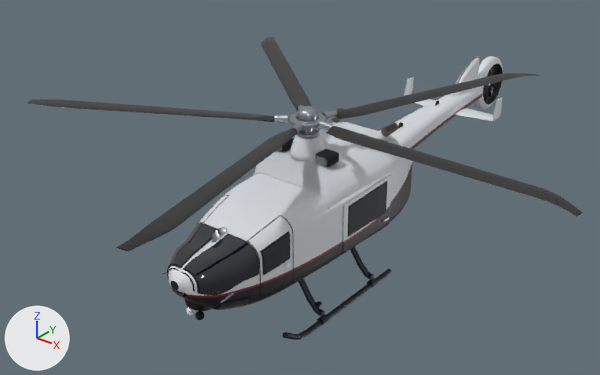
The glTF model examples/generated/vehicles/h145/h145.m1.glb, before and after one commit.
One viewpoint serves both versions: a 50 mm camera at (8.97, -11.44, 9.35) aimed at (-0.63, 0.56, 1.9). The axes (+X, +Y, +Z) are drawn at lower left. The lights are the same throughout. The first picture is the older version. Where no turn or scale is listed for an object, it has been applied to the vertices. Vertices at exactly the same position are counted once.

The first picture shows 'Mesh_4', 'cockpit_glass', 'cockpit_seal', 'door_window_r', 'door_window_seal_r', 'engine_cowling', 'fuselage', 'main_rotor_blade_1', 'main_rotor_blade_2', 'main_rotor_blade_3', 'main_rotor_blade_4', 'main_rotor_blade_5', 'rotor_head_grips', 'skid_r', 'tail_boom' and 22 more.
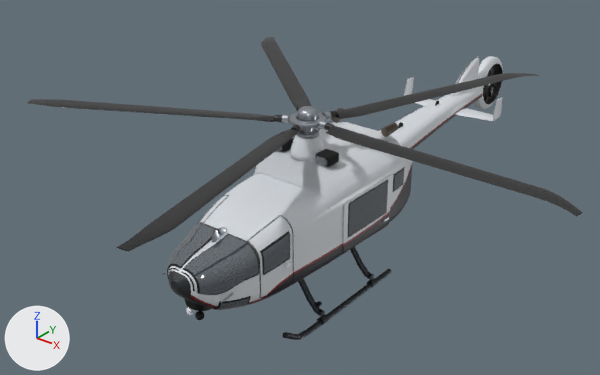
Boxes (x1, y1, x2, y2) around the edits, measured in the pictures (600 x 375 px; the box of a moved part takes in the faces that stretch with it):
'cockpit_glass', surface changed
    both: (167, 223, 290, 310)
'door_window_r', surface changed, moved, rescaled
    before: (349, 183, 387, 235)
    after: (349, 181, 388, 236)
'rotor_head_grips', moved, rescaled
    before: (274, 105, 337, 132)
    after: (282, 111, 331, 132)
'rotor_blade_sleeves', added
    after: (274, 105, 337, 132)
'door_window_seal_r', recoloured
    both: (348, 180, 388, 238)
'cabin_aft_window_r', added
    after: (394, 169, 404, 190)
'cabin_aft_window_seal_r', added
    after: (393, 167, 405, 192)
part 1 of me_mesh_0, moved or reshaped
    both: (168, 165, 410, 309)
part 2 of me_mesh_1, recoloured
    both: (168, 221, 290, 310)
part 3 of me_mesh_4, moved or reshaped
    both: (343, 175, 392, 249)
part 4 of me_mesh_31, moved or reshaped
    before: (319, 120, 335, 130)
    after: (319, 120, 327, 130)
part 5 of me_mesh_31, moved or reshaped
    before: (322, 111, 337, 120)
    after: (322, 111, 331, 120)
part 6 of me_mesh_31, moved or reshaped
    before: (274, 114, 289, 123)
    after: (282, 114, 289, 123)
part 7 of me_mesh_31, moved or reshaped
    before: (291, 122, 304, 132)
    after: (295, 122, 304, 132)

What changed in the scene script:
```text
Change mat_h145_glass:
    where n0 = _N.new('ShaderNodeBsdfPrincipled'); n0.name = 'Principled BSDF'
    add n0.inputs[3].default_value = 2.125  # 'IOR'
    where n2 = _N.new('ShaderNodeMix'); n2.name = 'Mix'
    n2.inputs[7].default_value: (0.00335, 0.00605, 0.0144, 1.0) -> (0.0999, 0.127, 0.159, 1.0)  # 'B', black #0b1220 -> 'B', greyish blue #59646f
Add mat_h145_interior:
    mat_h145_interior = bpy.data.materials.new('h145_interior')
    # nodes: BsdfPrincipled, OutputMaterial, VertexColor
Change me_mesh_0:
    remove me_mesh_0.from_pydata(...)  # 7452 vertices, 14900 faces; spans x -0.95..0.95, y -3.06..3.06, z -0.79..0.79
    add me_mesh_0.from_pydata(...)  # 7562 vertices, 15120 faces; spans x -0.95..0.95, y -3.06..3.06, z -0.79..0.79
    me_mesh_0 part 1: 129 vertices moved within x -0.95..0.95, y -3.06..2.9, z -0.77..0.79; 4672 vertices removed from x -0.95..0.95, y -3.06..2.98, z -0.77..0.79; 4782 vertices added at x -0.95..0.95, y -3.06..2.98, z -0.77..0.79
Change me_mesh_1:
    where me_mesh_1.from_pydata(...)  # 2928 vertices, 5832 faces; spans x -0.9..0.9, y -0.88..0.88, z -0.62..0.62
    remove me_mesh_1.materials.append(mat_h145_rubber)
    me_mesh_1 part 2: 5832 faces centred in x -0.9..0.9, y -0.88..0.88, z -0.61..0.61 are repainted in the vertex colours; the middle colour goes from white #ffffff to black #000000
    add me_mesh_1.materials.append(mat_h145_interior)
Change me_mesh_5:
    used by ob_door_window_seal_r; parent = ob_door_right_slide; location = (0.0804, -0.0774, 0.148); scale = (0.663, 0.663, 0.663)
    remove me_mesh_5.from_pydata(...)  # 224 vertices, 444 faces; spans x 0.0, y -1.0..1.0, z -0.53..0.53
    remove me_mesh_5.materials.append(mat_h145_rubber)
    add me_mesh_5.from_pydata(...)  # 224 vertices, 444 faces; spans x 0.0, y -1.0..1.0, z -0.55..0.55
    edits to the shape of me_mesh_5 do not show in these pictures
    add me_mesh_5.materials.append(mat_h145_interior)
Change me_mesh_4:
    where me_mesh_4.from_pydata(...)  # 880 vertices, 1756 faces; spans x -0.02..0.02, y -0.81..0.81, z -0.58..0.58
    me_mesh_4 part 3: 764 of 880 vertices moved; they spanned x 0.0..0.02, y -0.81..0.81, z -0.52..0.51 and now span x -0.01..0.02, y -0.81..0.81, z -0.54..0.5; mean shift (0.0, 0.0, -0.04); largest move (0.02, 0.81, -0.1) -> (0.02, 0.81, -0.23)
Change me_mesh_31:
    used by ob_rotor_head_grips; parent = ob_main_rotor_hub; location = (0.0, -0.0405, 0.017); scale = (0.606, 0.606, 0.606)
    remove me_mesh_31.from_pydata(...)  # 220 vertices, 420 faces; spans x -1.0..1.0, y -0.95..0.95, z -0.14..0.14
    add me_mesh_31.from_pydata(...)  # 220 vertices, 420 faces; spans x -1.0..1.0, y -0.95..0.95, z -0.18..0.18
    me_mesh_31 part 4: 44 of 220 vertices moved; they spanned x 0.52..1.0, y -0.35..0.02, z -0.14..0.14 and now span x 0.66..1.0, y -0.41..-0.01, z -0.18..0.18; mean shift (0.07, -0.04, 0.0); largest move (0.52, -0.25, 0.0) -> (0.66, -0.35, 0.0)
    me_mesh_31 part 5: 44 of 220 vertices moved; they spanned x 0.23..0.68, y 0.46..0.95, z -0.14..0.14 and now span x 0.29..0.72, y 0.55..0.95, z -0.18..0.18; mean shift (0.04, 0.04, 0.0); largest move (0.46, 0.46, 0.0) -> (0.59, 0.55, 0.0)
    me_mesh_31 part 6: 44 of 220 vertices moved; they spanned x -1.0..-0.52, y -0.35..0.02, z -0.14..0.14 and now span x -1.0..-0.66, y -0.41..-0.01, z -0.18..0.18; mean shift (-0.07, -0.04, 0.0); largest move (-0.52, -0.25, 0.0) -> (-0.66, -0.35, 0.0)
    me_mesh_31 part 7: 43 of 220 vertices moved; they spanned x -0.14..0.14, y -0.95..-0.52, z -0.14..0.14 and now span x -0.18..0.18, y -0.95..-0.7, z -0.18..0.18; mean shift (0.0, -0.09, 0.0); largest move (-0.09, -0.52, -0.11) -> (-0.11, -0.7, -0.14)
    other edits to the shape of me_mesh_31 do not show in these pictures
Change ob_door_window_r:
    ob_door_window_r.location: (0.0876, -0.0774, 0.146) -> (0.0875, -0.0649, 0.147)
    ob_door_window_r.scale: (0.643, 0.643, 0.643) -> (0.655, 0.655, 0.655)
Change ob_rotor_head_grips:
    ob_rotor_head_grips.location: (0.0, -0.0405, 0.017) -> (0.0, -0.0237, 0.017)
    ob_rotor_head_grips.scale: (0.606, 0.606, 0.606) -> (0.476, 0.476, 0.476)
Add ob_rotor_blade_sleeves:
    ob_rotor_blade_sleeves = bpy.data.objects.new('rotor_blade_sleeves', me_mesh_36_1)  # 220 vertices, 420 faces; spans x -0.566..0.609, y -0.574..0.635, z -0.074..0.074
    ob_rotor_blade_sleeves.location = (0.01, -0.04, 3.71)
Add ob_cabin_aft_window_r:
    ob_cabin_aft_window_r = bpy.data.objects.new('cabin_aft_window_r', me_mesh_14_1)  # 160 vertices, 316 faces; spans x -0.015..0.015, y -0.201..0.201, z -0.175..0.175
    ob_cabin_aft_window_r.location = (0.94, 1.84, 2.07)
Add ob_cabin_aft_window_seal_r:
    ob_cabin_aft_window_seal_r = bpy.data.objects.new('cabin_aft_window_seal_r', me_mesh_13_1)  # 160 vertices, 316 faces; spans x -0.016..0.016, y -0.222..0.222, z -0.197..0.197
    ob_cabin_aft_window_seal_r.location = (0.93, 1.84, 2.08)
```
